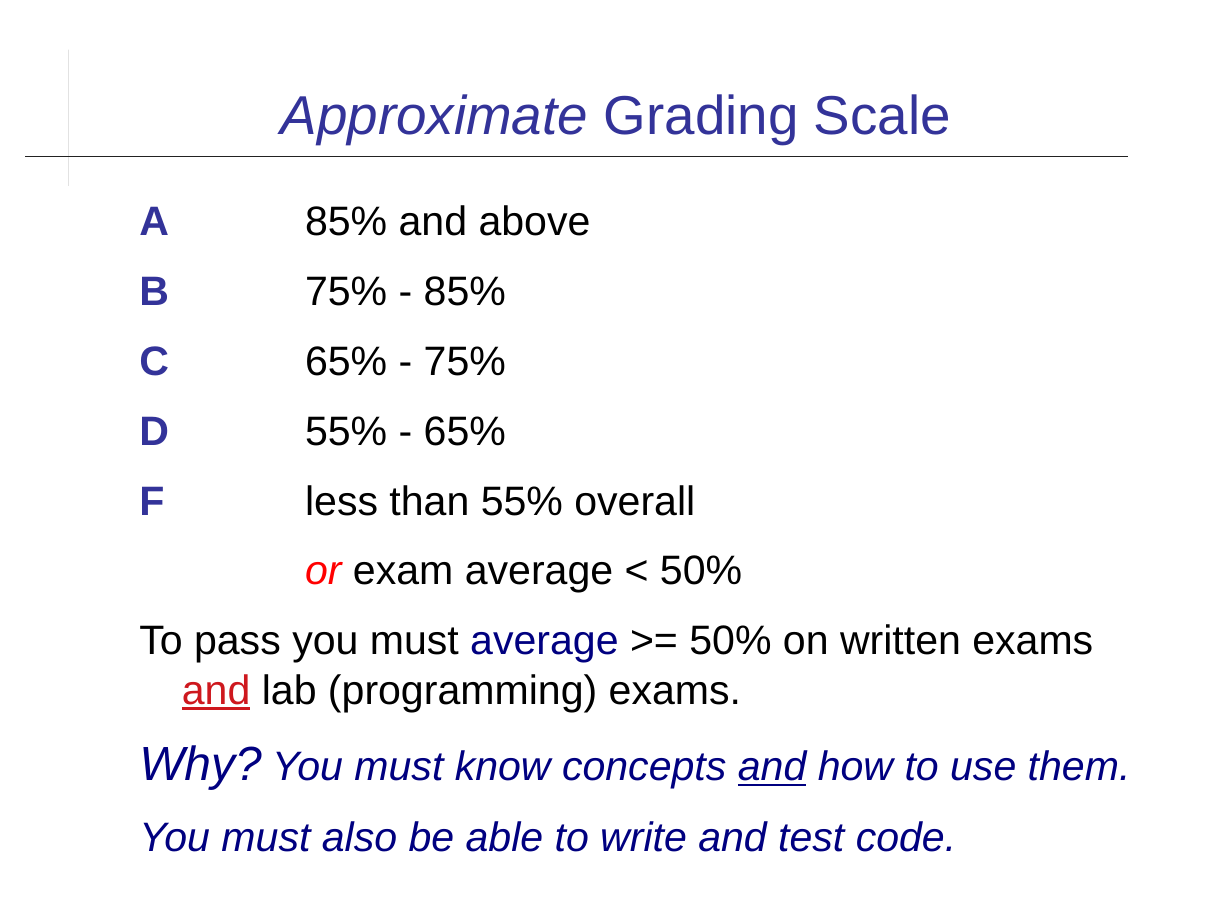
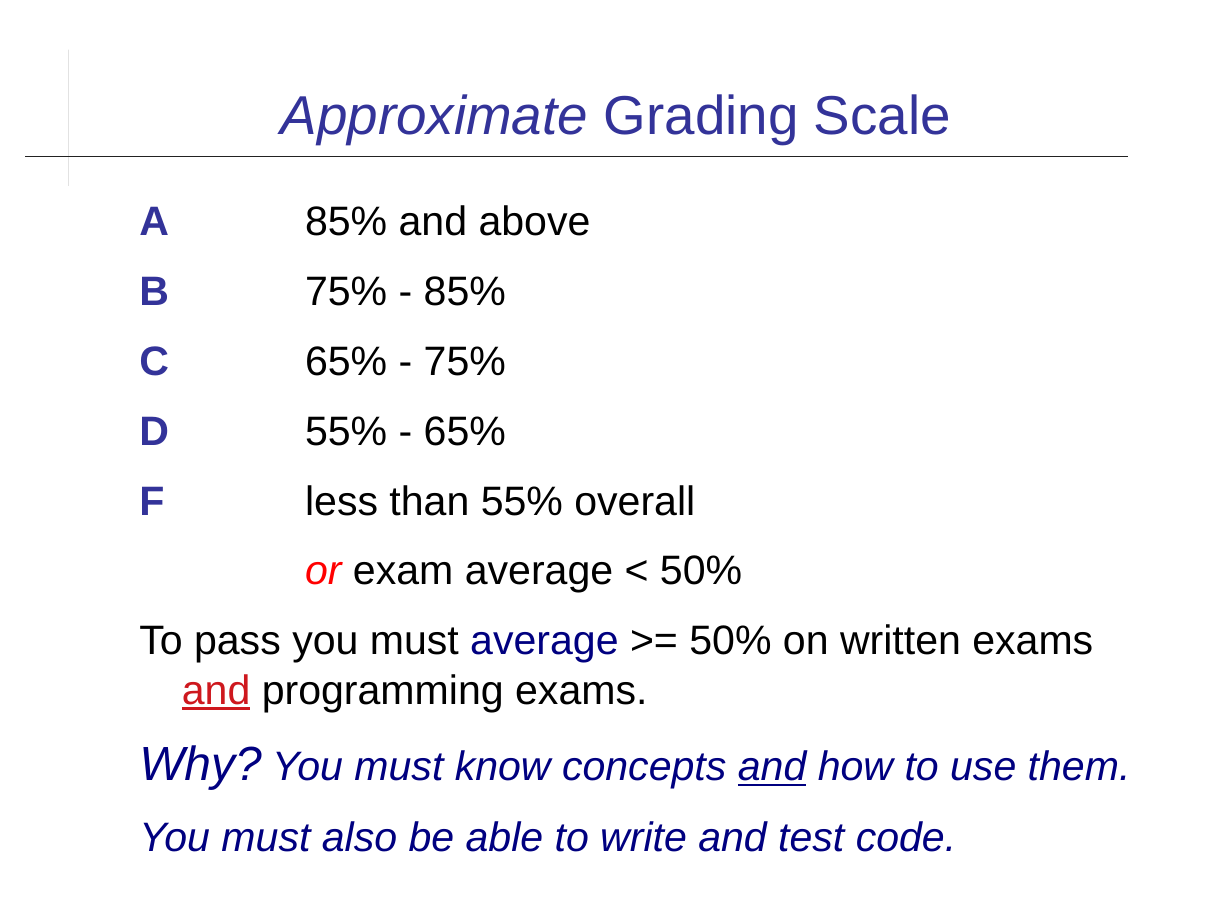
Before and after one commit to cpske/ISP, a slide deck: slide 12 of introduction/Introduction-to-Course.odp. Drawn at 1232x924 pixels with LibreOffice and Linux fonts; fonts in the diff are those of the drawing. Boxes give left, top, right and bottom in pixels: in the first picture for what was removed or moved away, otherwise in the second. Text is boxed around its words. In the diff, an @@ line names an element or a change of style, - is before the commit and + after.

```diff
--- a/introduction/Introduction-to-Course.odp
+++ b/introduction/Introduction-to-Course.odp
@@ text at bbox=[139, 624, 1093, 712]: text changed @@
-To pass you must average >= 50% on written exams and lab (programming) exams.
+To pass you must average >= 50% on written exams and programming exams.
```
Also in this commit, not shown: 10 other slides changed, 14 other files.
